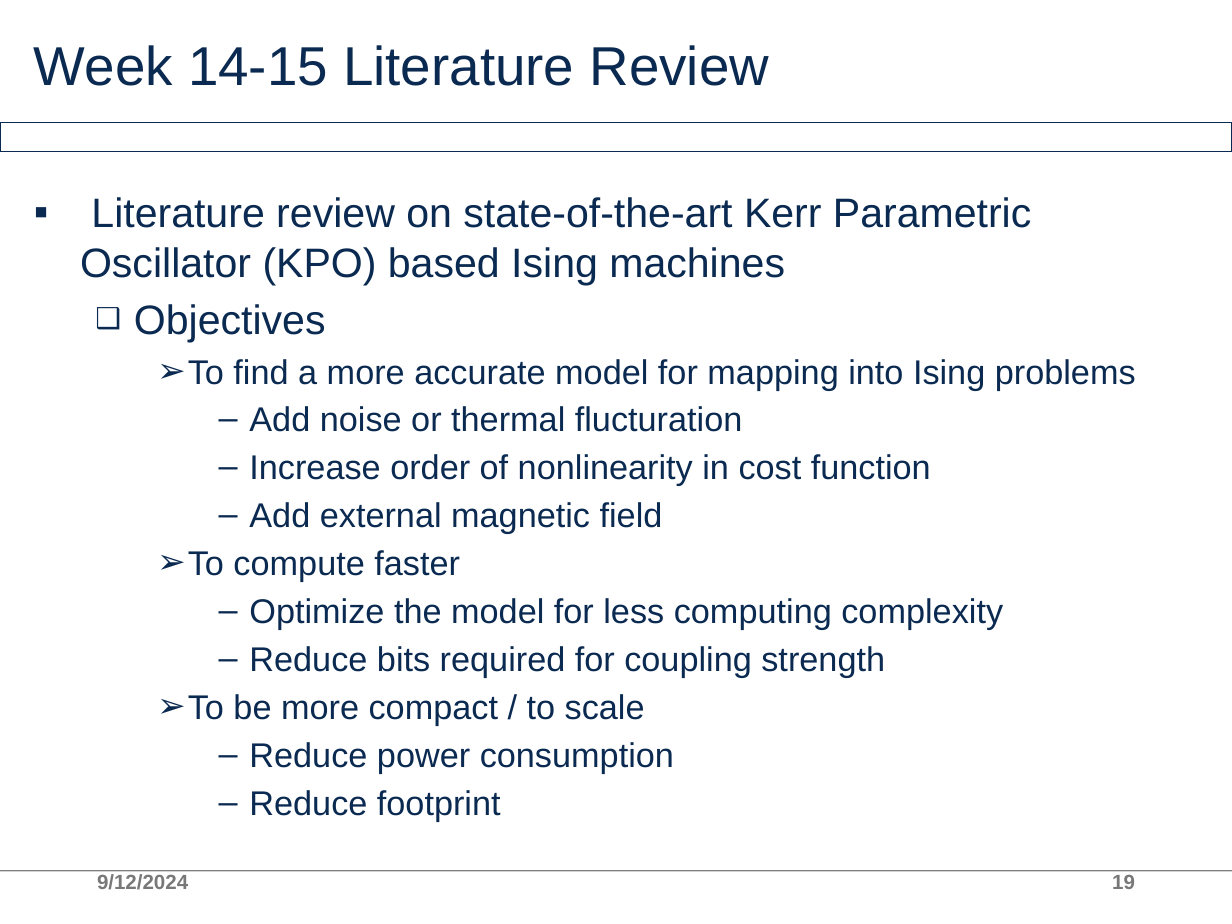
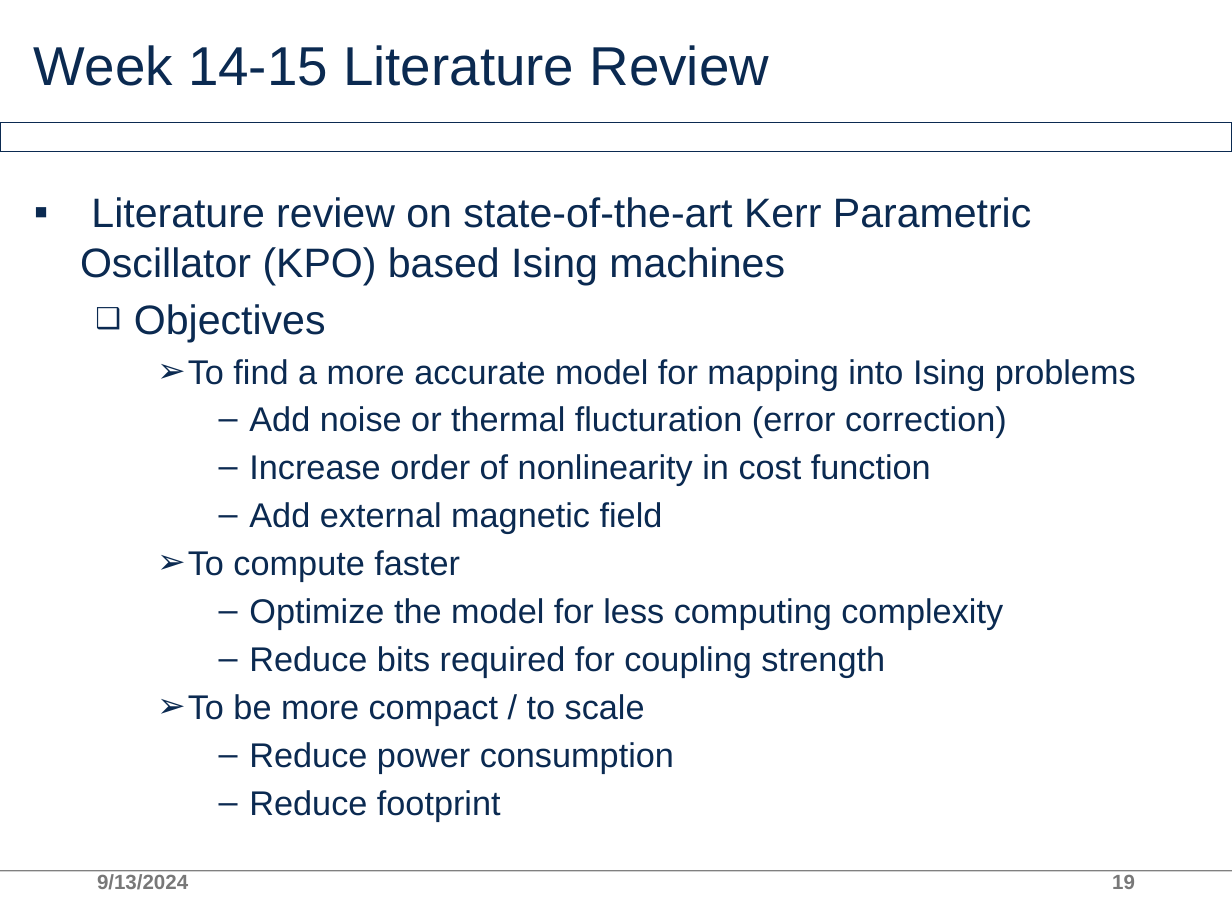
Before and after one commit to AllInCoffee/WHK_workplace, a slide deck: slide 19 of progress.pptx. Drawn at 1232x924 pixels with LibreOffice and Linux fonts; fonts in the diff are those of the drawing; background and template pictures are left out. Boxes give left, top, right and bottom in pixels: in the first picture for what was removed or moved away, otherwise in the second. Text is boxed around its words. In the diff, an @@ line names an element or a change of style, - is before the commit and + after.

```diff
--- a/progress.pptx
+++ b/progress.pptx
@@ text at bbox=[249, 406, 1007, 438]: text changed @@
-      – Add noise or thermal flucturation
+      – Add noise or thermal flucturation (error correction)
@@ text at bbox=[97, 874, 188, 890]: text changed @@
-9/12/2024
+9/13/2024
```
Also in this commit, not shown: 17 other slides changed, 4 slides added, 1 other file.
